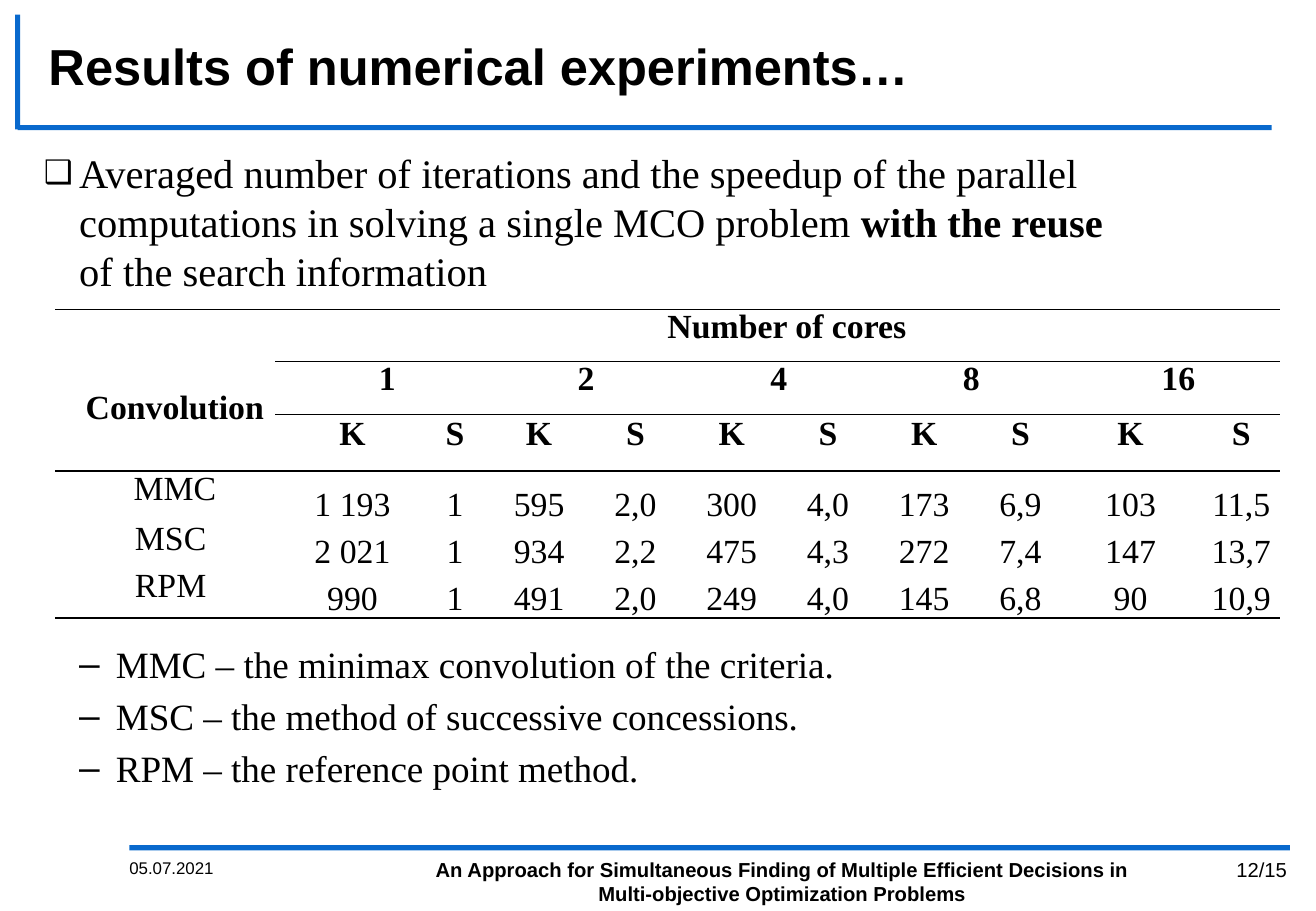
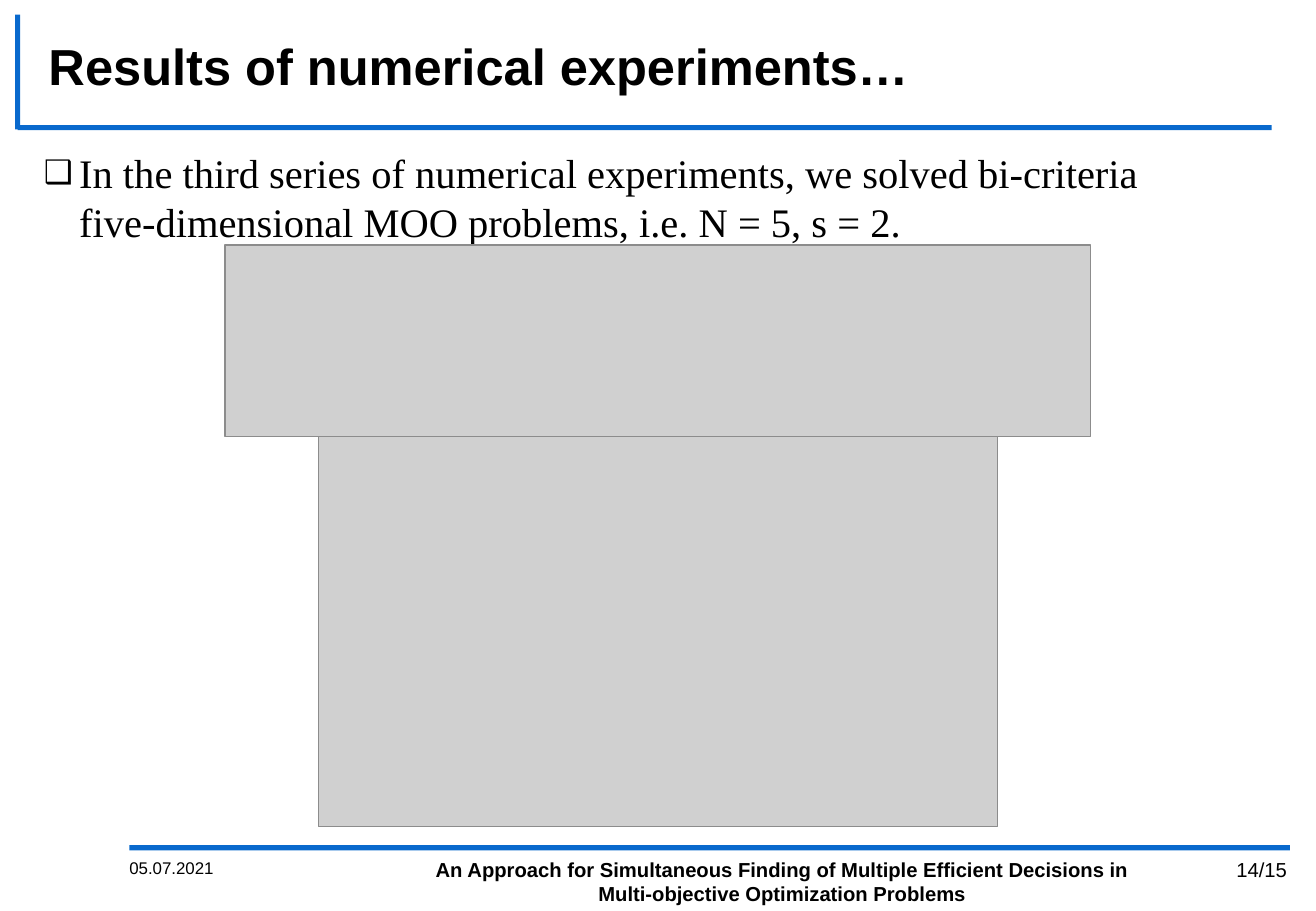
Before and after one commit to kabarkalov/GlobOptPapers, a slide deck: slide 14 of 2021/MOTOR_BarkalovLebedev/MOTOR_2021.pptx (slide 12 before the commit). Drawn at 1316x911 pixels with LibreOffice and Linux fonts; fonts in the diff are those of the drawing; grey boxes stand for pictures; background and template pictures are left out. Boxes give left, top, right and bottom in pixels: in the first picture for what was removed or moved away, otherwise in the second. Text is boxed around its words. In the diff, an @@ line names an element or a change of style, - is before the commit and + after.

```diff
--- a/2021/MOTOR_BarkalovLebedev/MOTOR_2021.pptx
+++ b/2021/MOTOR_BarkalovLebedev/MOTOR_2021.pptx
@@ text at [79,159,1137,245]: text changed @@
-❑ Averaged number of iterations and the speedup of the parallel computations in solving a single MCO problem with the reuse
-  of the search information
-  – MMC – the minimax convolution of the criteria.
-  – MSC – the method of successive concessions.
-  – RPM – the reference point method.
+❑ In the third series of numerical experiments, we solved bi-criteria
+  five-dimensional MOO problems, i.e. N = 5, s = 2.
@@ picture added at [225,245,1091,436] @@
@@ table removed at [56,310,1281,619], 6 rows, 11 columns @@
- | Number of cores |  |  |  |  |  |  |  |  | 
-Convolution | 1 |  | 2 |  | 4 |  | 8 |  | 16 | 
- | K | S | K | S | K | S | K | S | K | S
-MMC | 1 193 | 1 | 595 | 2,0 | 300 | 4,0 | 173 | 6,9 | 103 | 11,5
-MSC | 2 021 | 1 | 934 | 2,2 | 475 | 4,3 | 272 | 7,4 | 147 | 13,7
-RPM | 990 | 1 | 491 | 2,0 | 249 | 4,0 | 145 | 6,8 | 90 | 10,9
@@ picture added at [318,436,998,828] @@
@@ page number at [1236,862,1287,878]: text changed @@
-12/15
+14/15
```
Also in this commit, not shown: 7 other slides changed, 1 slide added.
